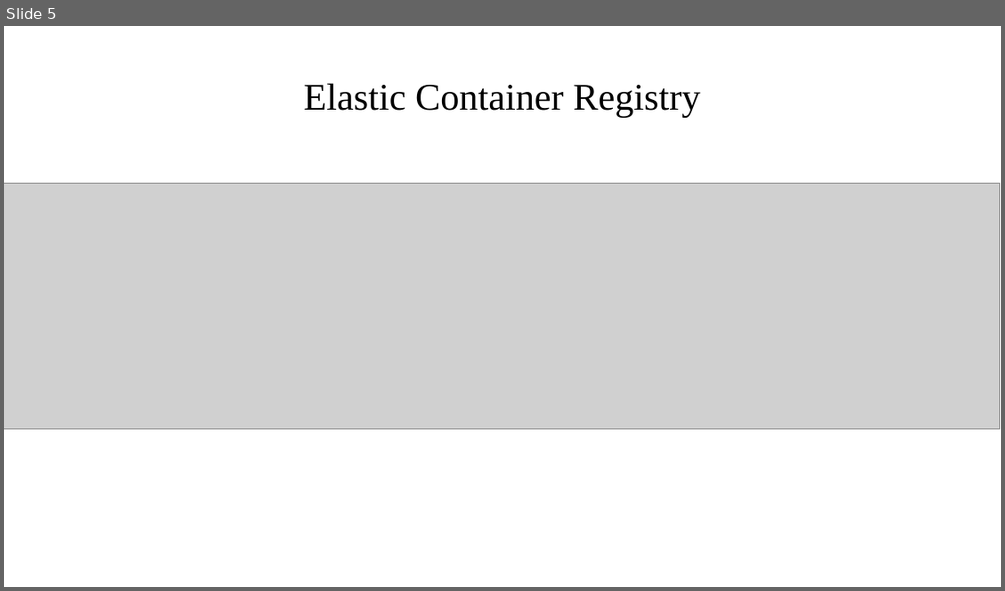
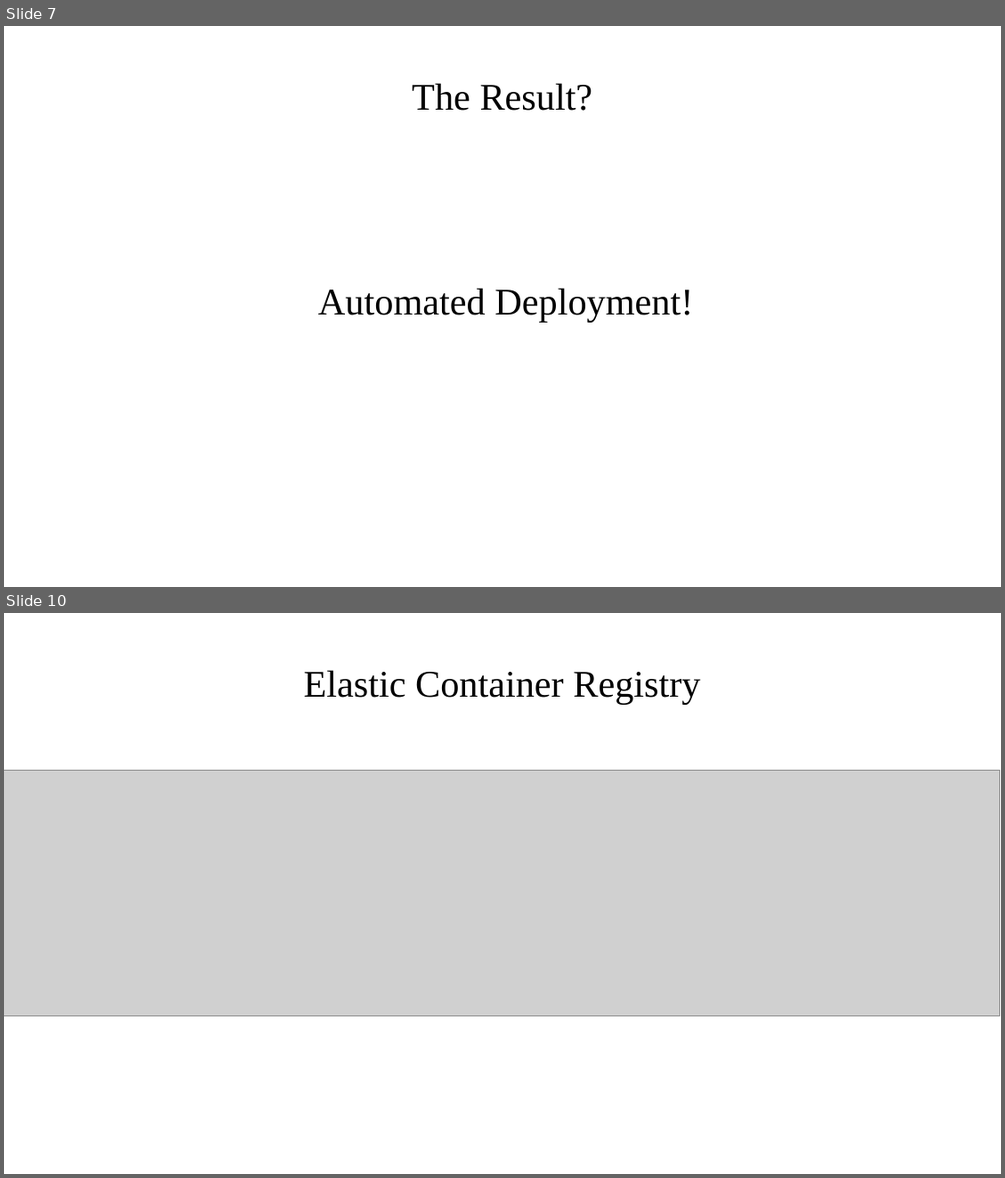
Before and after one commit to vmalani27/bvm_internship_project_12, a slide deck: AWS Architecture documentation.odp. Shown one above the other, each under a label of ours: slide 5 before the commit, slides 7 and 10 after it; the slides between them are not shown. The pictures are 1005x591 and 1005x1178 pixels, drawn with LibreOffice and Linux fonts; fonts in the diff are those of the drawing; grey boxes stand for pictures. Boxes give left, top, right and bottom in pixels: in the first picture for what was removed or moved away, otherwise in the second. Text is boxed around its words. In the diff, an @@ line names an element or a change of style, - is before the commit and + after.

```diff
--- a/AWS Architecture documentation.odp
+++ b/AWS Architecture documentation.odp
@@ slide 7 added at [4,26,1001,587], background #FFFFFF @@
@@ title added at [412,83,593,111], 30 pt, text #000000 @@
+The Result?
@@ title added at [318,288,693,322], 30 pt, text #000000 @@
+Automated Deployment!
@@ what was slide 5 is now slide 10 @@
```
Also in this commit, not shown: 2 slides changed, 7 other slides added, 5 slides removed, 11 other files.
